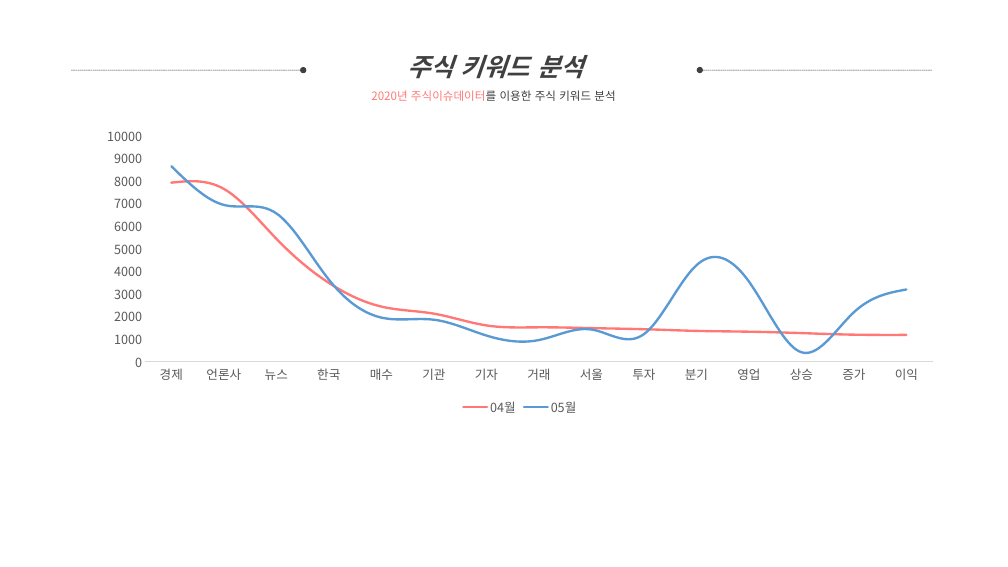
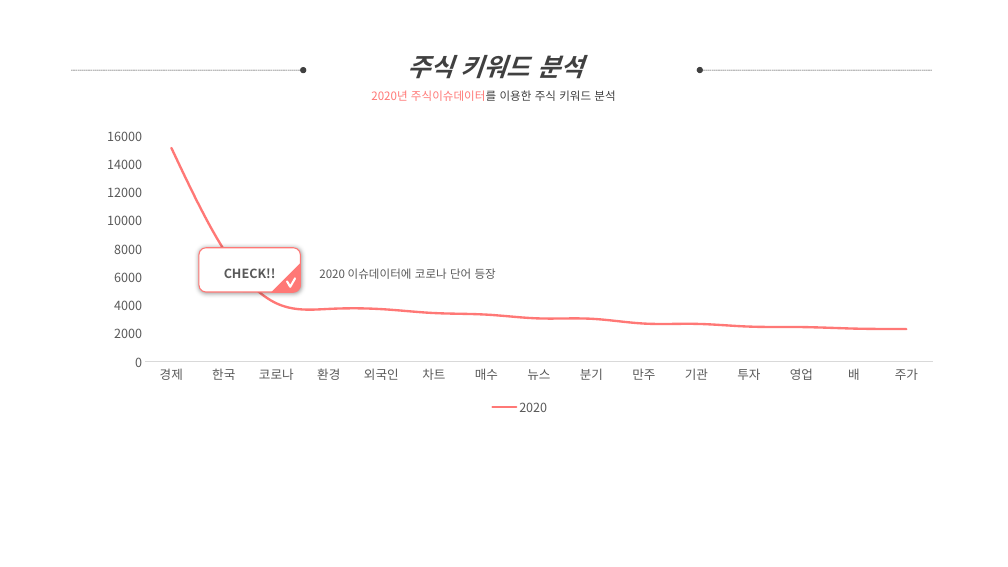
Before and after one commit to heewonp/BC_Card, a slide deck: slide 24 of 공모전최종수정.pptx. Drawn at 1008x567 pixels with LibreOffice and Linux fonts; fonts in the diff are those of the drawing. Boxes give left, top, right and bottom in pixels: in the first picture for what was removed or moved away, otherwise in the second. Text is boxed around its words. In the diff, an @@ line names an element or a change of style, - is before the commit and + after.

```diff
--- a/공모전최종수정.pptx
+++ b/공모전최종수정.pptx
@@ line chart at box(90, 120, 950, 420) @@
-categories: 경제, 언론사, 뉴스, 한국, 매수, 기관, 기자, 거래, 서울, 투자, 분기, 영업, 상승, 증가, 이익
+categories: 경제, 한국, 코로나, 환경, 외국인, 차트, 매수, 뉴스, 분기, 만주, 기관, 투자, 영업, 배, 주가
-04월: 7900, 7600, 5400, 3500, 2400, 2100, 1600, 1500, 1500, 1400, 1400, 1300, 1300, 1200, 1200
+2020: 15100, 7900, 4100, 3700, 3700, 3400, 3300, 3100, 3000, 2700, 2700, 2500, 2400, 2300, 2300
-05월: 8600, 6900, 6600, 3600, 1900, 1800, 1200, 900, 1400, 1200, 4300, 3500, 400, 2200, 3200
+Series 2: -, -, -, -, -, -, -, -, -, -, -, -, -, -, -
@@ legend changed @@
@@ rounded rectangle added at box(199, 248, 300, 293), fill #FFFFFF, outline #FF7876 1 pt, 12 pt, text #595959, bold @@
+CHECK!!
@@ freeform shape added at box(272, 264, 301, 293), fill #FF7876, outline #FF7876 1 pt @@
@@ text added at box(319, 268, 496, 279), 11 pt, text #595959 @@
+2020 이슈데이터에 코로나 단어 등장
@@ freeform shape added at box(284, 274, 297, 288), fill #FFFFFF @@
```
Also in this commit, not shown: 1 other slide changed.
